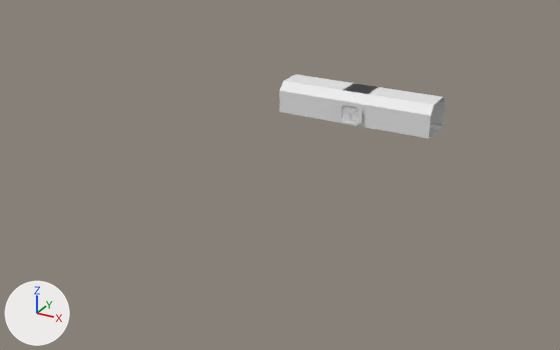
One commit to the Blender file fbx/map_Fix/holl.blend: the scene before it, then after it.
Before and after are seen from a camera (50 mm lens) standing at (28.7, -68.5, 26.5) and looking at (-2.4, -12.0, -1.8). Every picture has the same lights, and +X, +Y and +Z are marked at lower left.

In view in the first picture: 'SM_cornerTG', 'SM_cornerT_LL', 'SM_cornerT_LL2', 'SM_cornerT_LR2'.
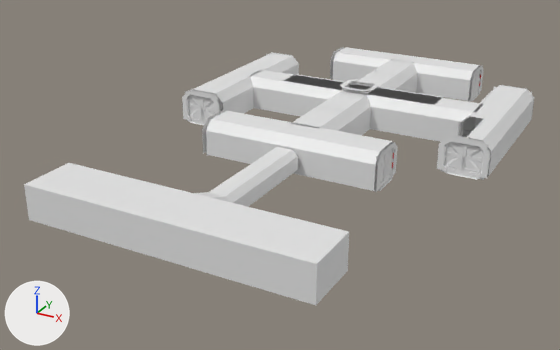
Location of each change, (x1, y1, x2, y2) in pixels of the pictures (560 x 350 px):
'큐브.001', added
    after: (24, 163, 349, 305)
'SM_cornerT01.004', shown
    after: (191, 47, 534, 177)
'SM_cornerT01.008', shown
    after: (206, 115, 386, 191)
'spawn', added
    after: (194, 147, 298, 207)
'SM_door01a.003', shown
    after: (437, 85, 534, 180)
'SM_door01a.004', shown
    after: (182, 52, 296, 125)
'SM_door01a.002', shown
    after: (202, 110, 398, 193)
'SM_cornerT01.006', shown
    after: (272, 123, 318, 175)
'SM_cornerT01.005', shown
    after: (220, 111, 393, 146)
'SM_cornerTL.005', shown
    after: (305, 108, 352, 134)
'SM_door01a.001', shown
    after: (330, 47, 484, 102)
'SM_cornerX_SL', shown
    after: (372, 73, 404, 91)
'SM_updoor', shown
    after: (340, 79, 380, 95)
'SM_cornerTR.005', shown
    after: (292, 106, 330, 125)
'SM_cornerX_SR', shown
    after: (360, 71, 384, 81)
'SM_cornerT_LL2', unchanged, covered by the edit
    before: (363, 91, 438, 139)
    after: (369, 91, 436, 105)
'SM_cornerT_LL', unchanged, covered by the edit
    before: (279, 77, 347, 122)
    after: (284, 77, 347, 90)

Edits to the bpy script that builds the scene:
```text
Add me_큐브_001:
    me_큐브_001.from_pydata(...)  # a box spanning x -1.0..1.0, y -1.0..1.0, z -1.0..1.0
Add me_sm_doorbase01_002:
    me_sm_doorbase01_002.from_pydata(...)  # 120 vertices, 96 faces; spans x -175.0..175.0, y -168.0..329.0, z 2100.0..4157.0
    me_sm_doorbase01_002.materials.append(mat_매테리얼2_006)  # its picture is missing
Change ob_sm_updoor:
    remove ob_sm_updoor.hide_set(True)  # its collection is switched off
Change ob_sm_cornerx_sl:
    remove ob_sm_cornerx_sl.hide_set(True)  # its collection is switched off
Change ob_sm_cornerx_sr:
    remove ob_sm_cornerx_sr.hide_set(True)  # its collection is switched off
Change ob_sm_cornert01_004:
    remove ob_sm_cornert01_004.hide_set(True)  # its collection is switched off
Change ob_sm_cornert01_006:
    remove ob_sm_cornert01_006.hide_set(True)  # its collection is switched off
Change ob_sm_cornert01_005:
    remove ob_sm_cornert01_005.hide_set(True)  # its collection is switched off
Change ob_sm_cornert01_008:
    remove ob_sm_cornert01_008.hide_set(True)  # its collection is switched off
Change ob_sm_cornertr_005:
    remove ob_sm_cornertr_005.hide_set(True)  # its collection is switched off
Change ob_sm_cornertl_005:
    remove ob_sm_cornertl_005.hide_set(True)  # its collection is switched off
Change ob_sm_updoort:
    remove ob_sm_updoort.hide_set(True)  # its collection is switched off
Change ob_sm_door01a_001:
    remove ob_sm_door01a_001.hide_set(True)  # its collection is switched off
Change ob_sm_door01a_002:
    remove ob_sm_door01a_002.hide_set(True)  # its collection is switched off
Change ob_sm_door01a_003:
    remove ob_sm_door01a_003.hide_set(True)  # its collection is switched off
Change ob_sm_door01a_004:
    remove ob_sm_door01a_004.hide_set(True)  # its collection is switched off
Add ob_큐브_001:
    ob_큐브_001 = bpy.data.objects.new('큐브.001', me_큐브_001)
    ob_큐브_001.location = (0.21, -31.03, 2.39)
    ob_큐브_001.scale = (11.5, 2.28, 1.4)
Add ob_spawn:
    ob_spawn = bpy.data.objects.new('spawn', me_sm_doorbase01_002)
    ob_spawn.location = (0.0, -2.06, 1.45)
    ob_spawn.rotation_euler = (1.571, 0.0, 0.0)  # degrees (90, 0, 0)
    ob_spawn.scale = (0.00719, 0.00642, 0.00642)
```
